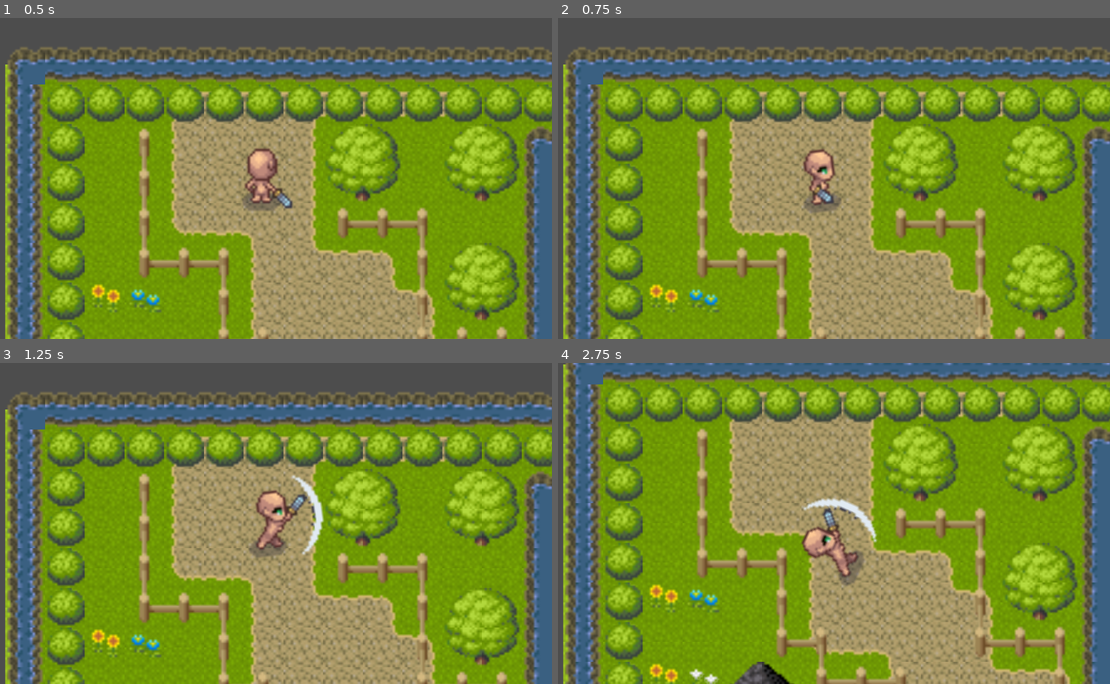
Above: before the commit, frames 1-4 (two rows, left to right).
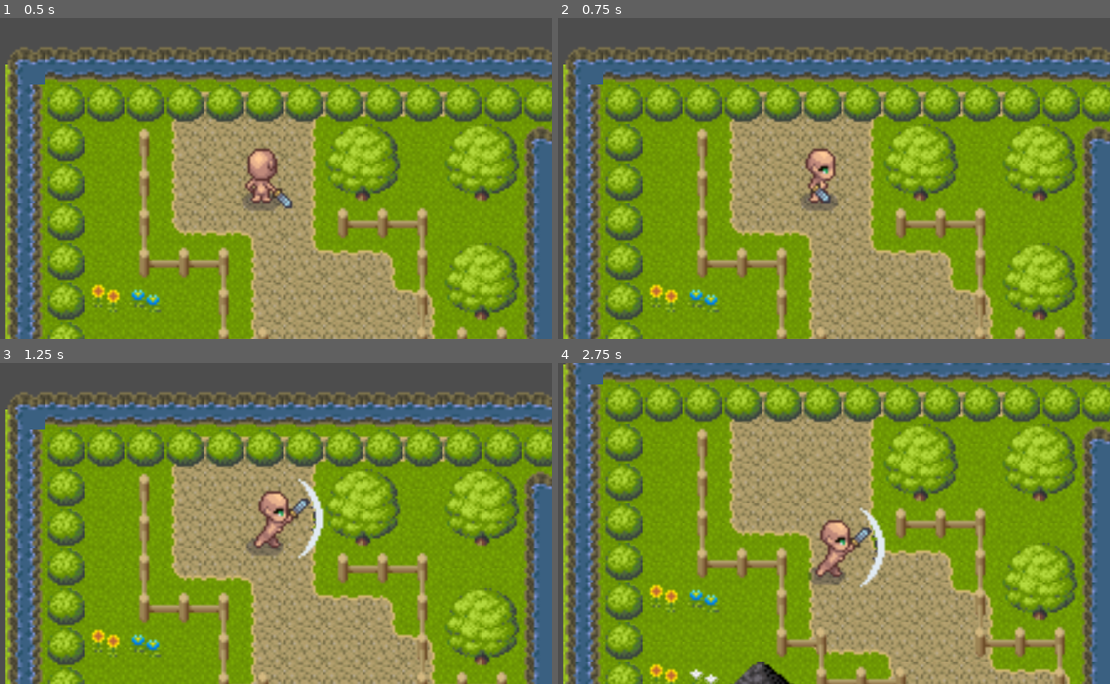
Above: after the commit, the same moments.

Repository: LushoCallapa/info_3_parcial
Game: Godot game, scene res://scenes/main.tscn
The game is run twice, just before and just after one commit, with the same random seed, the same clock (stepped at 60 frames per second) and the same inputs.
Inputs (mouse positions are in pixels of both pictures, inside the frame that each line leads up to):
- Up to frame 1 (0.5 s): no input
- Up to frame 2 (0.75 s): move the mouse to (949, 162) at 0.52 s; hold D (right) from 0.53 s (still down); click (949, 162) at 0.6 s
- Up to frame 3 (1.25 s): keep holding D (right)
- Up to frame 4 (2.75 s): move the mouse to (707, 539) at 1.27 s; release D (right) at 1.28 s; hold S (down) 1.28-2.03 s; click (707, 539) at 1.35 s; move the mouse to (883, 452) at 2.02 s; hold D (right) from 2.03 s (still down); click (883, 452) at 2.1 s

Frame 1 is identical in both runs. In frame 2, 0.5% of the frame differs, in the area x 43-52%, y 40-61%; in frame 3, 0.9%; in frame 4, 2.4%, in the area x 44-60%, y 42-70%.

Commit message:
fusion of level_2 with level_1 begin collisions

Diff:
--- a/proyectoz/project.godot
+++ b/proyectoz/project.godot
@@ -39,12 +39,12 @@
 }
 NormalAttack={
 "deadzone": 0.5,
-"events": [Object(InputEventMouseButton,"resource_local_to_s …(115 unchanged characters)… alse,"meta_pressed":false,"button_mask":0,"position":Vector2(0, 0),"global_position":Vector2(0, 0),"factor":1.0,"button_index":1,"canceled":false,"pressed":false,"double_click":false,"script":null)
+"events": [Object(InputEventMouseButton,"resource_local_to_s …(115 unchanged characters)… alse,"meta_pressed":false,"button_mask":1,"position":Vector2(165, 23),"global_position":Vector2(174, 69),"factor":1.0,"button_index":1,"canceled":false,"pressed":true,"double_click":false,"script":null)
 ]
 }
 SpecialAttack={
 "deadzone": 0.5,
-"events": [Object(InputEventMouseButton,"resource_local_to_s …(115 unchanged characters)… alse,"meta_pressed":false,"button_mask":0,"position":Vector2(0, 0),"global_position":Vector2(0, 0),"factor":1.0,"button_index":2,"canceled":false,"pressed":false,"double_click":false,"script":null)
+"events": [Object(InputEventMouseButton,"resource_local_to_s …(115 unchanged characters)… alse,"meta_pressed":false,"button_mask":2,"position":Vector2(350, 23),"global_position":Vector2(359, 69),"factor":1.0,"button_index":2,"canceled":false,"pressed":true,"double_click":false,"script":null)
 ]
 }
 RunUp={
@@ -76,5 +76,5 @@
 2d_physics/layer_4="player_hit"
 2d_physics/layer_5="player_hurt"
 2d_physics/layer_6="enemy_hit"
-2d_physics/layer_7="enemy_hurt"
+2d_physics/layer_7="enemy_hut"
 2d_physics/layer_8="bullet_hit"
--- a/proyectoz/scenes/main_character.tscn
+++ b/proyectoz/scenes/main_character.tscn
@@ -9,11 +9,11 @@
 [ext_resource type="Texture2D" uid="uid://cohhdib3k5c7h" path="res://assets/mainCharacter/Sword_Run_attack/Sword_Run_Attack_full.png" id="6_0lyjq"]
 [ext_resource type="Texture2D" uid="uid://ml842qeb1oxq" path="res://assets/mainCharacter/Sword_Walk/Sword_Walk_full.png" id="7_0bbx5"]
 [ext_resource type="Texture2D" uid="uid://416wmilp7doe" path="res://assets/mainCharacter/Sword_Walk_attack/Sword_Walk_Attack_full.png" id="8_3pox6"]
-[ext_resource type="PackedScene" uid="uid://5fgom1n2kal2" path="res://scenes/hit_box.tscn" id="10_ddbn8"]
-[ext_resource type="PackedScene" uid="uid://dcbwd5lga5cy2" path="res://scenes/hurt_box.tscn" id="11_101np"]
+[ext_resource type="PackedScene" path="res://scenes/hit_box.tscn" id="10_ddbn8"]
+[ext_resource type="PackedScene" path="res://scenes/hurt_box.tscn" id="11_101np"]
 
 [sub_resource type="CapsuleShape2D" id="CapsuleShape2D_7s375"]
-radius = 8.0
+radius = 4.0
 height = 22.0
 
 [sub_resource type="Animation" id="Animation_0upu7"]
@@ -1750,7 +1750,7 @@
 frame = 16
 
 [node name="CollisionShape2D" type="CollisionShape2D" parent="."]
-position = Vector2(-1, -1)
+position = Vector2(-2, -1)
 shape = SubResource("CapsuleShape2D_7s375")
 
 [node name="AnimationPlayer" type="AnimationPlayer" parent="."]
--- a/proyectoz/scripts/main_character.gd
+++ b/proyectoz/scripts/main_character.gd
@@ -63,7 +63,7 @@
 		state_machine.travel("Idle")
 		velocity = velocity.move_toward(Vector2.ZERO, FRICTION * delta)
 
-	look_at(get_global_mouse_position())
+	#look_at(get_global_mouse_position())
 	move_and_slide()
 
 	if Input.is_action_just_pressed("NormalAttack"):
Not shown: 1 places in proyectoz/scenes/level_1.tscn that only renumber resources
Not shown: 1 places in proyectoz/scenes/main.tscn that only renumber resources
Not shown: 1 places in proyectoz/scenes/main_character.tscn that only renumber resources
Not shown: 1 places in proyectoz/scenes/orco_1.tscn that only renumber resources
